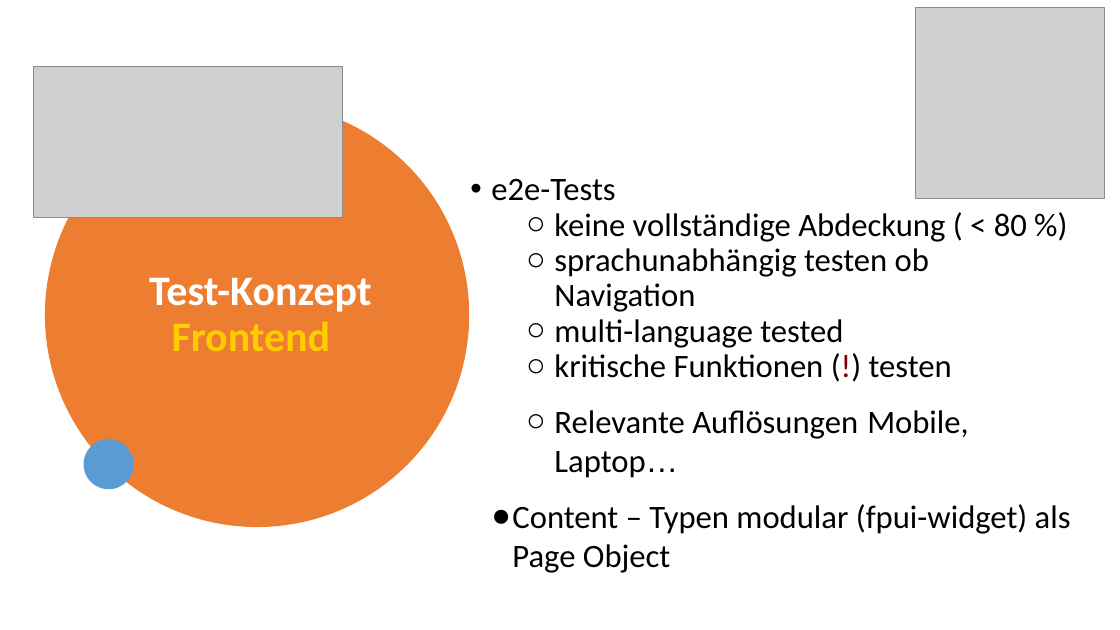
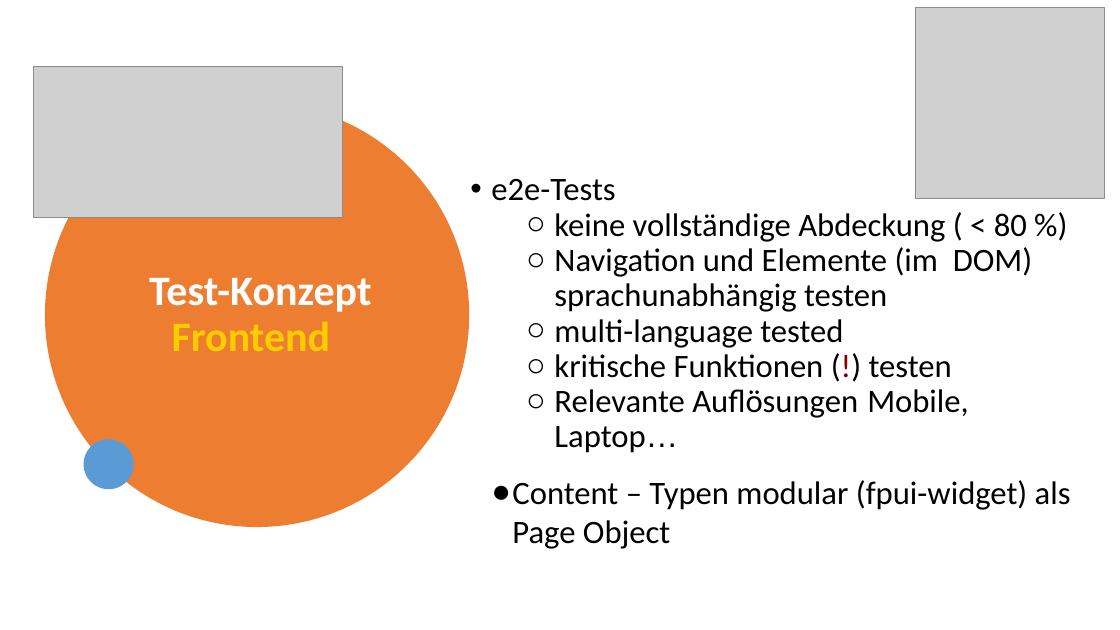
Before and after one commit to stephanlgloor-spec/PfPresentationFE, a slide deck: slide 1 of doc/Präsentation_SGLOOR.pptx. Drawn at 1120x630 pixels with LibreOffice and Linux fonts; fonts in the diff are those of the drawing; grey boxes stand for pictures. Boxes give left, top, right and bottom in pixels: in the first picture for what was removed or moved away, otherwise in the second. Text is boxed around its words. In the diff, an @@ line names an element or a change of style, - is before the commit and + after.

Commit message:
text-korrektur präsentation

```diff
--- a/doc/Präsentation_SGLOOR.pptx
+++ b/doc/Präsentation_SGLOOR.pptx
@@ text at <box>554,247,1032,312</box>: text changed @@
-  ○ sprachunabhängig testen ob Navigation
+  ○ Navigation und Elemente (im DOM) sprachunabhängig testen
@@ text at <box>554,389,969,453</box>: line spacing 1 to 0.9; less space between paragraphs @@
```
